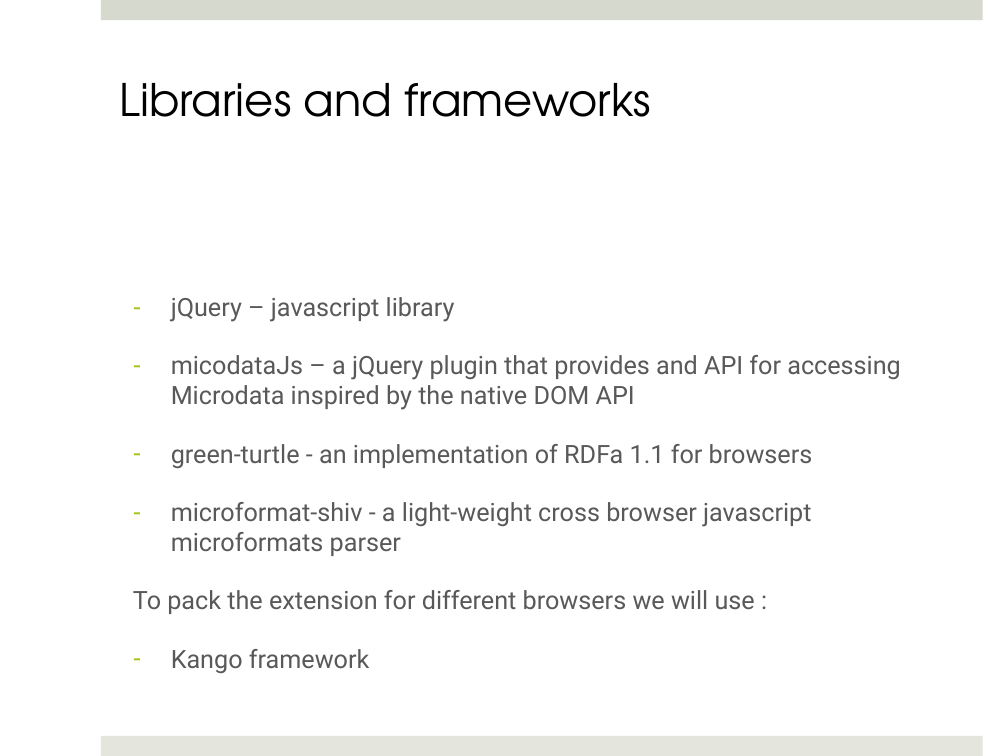
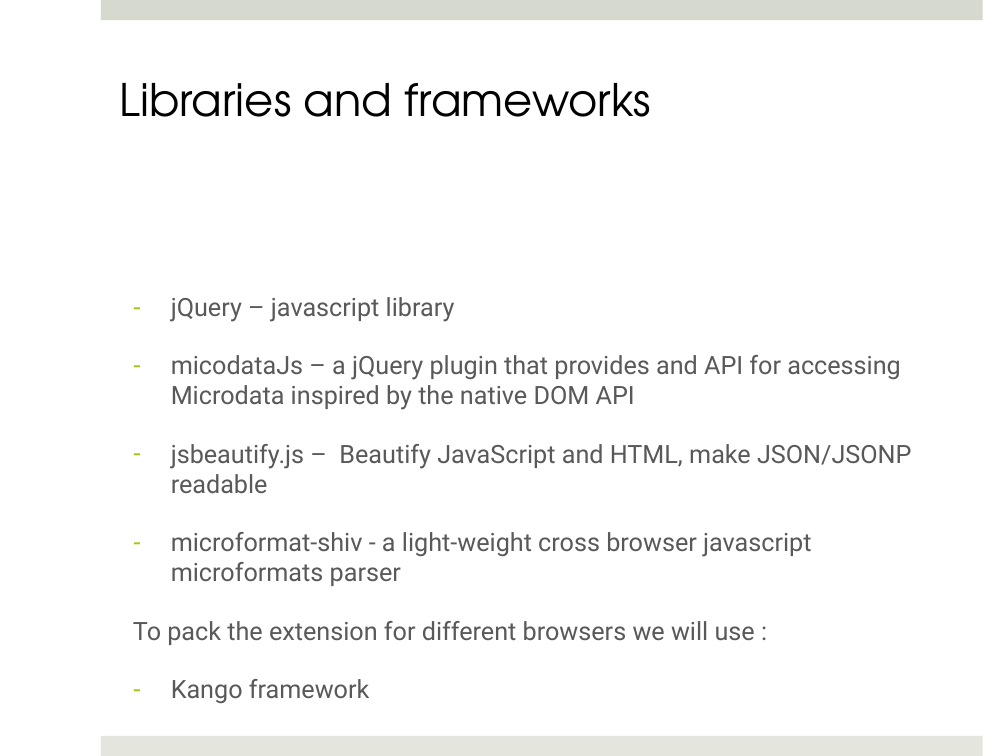
Before and after one commit to mdeaconu/wedi, a slide deck: slide 8 of presentation/wedi_wade.pptx. Drawn at 1008x756 pixels with LibreOffice and Linux fonts; fonts in the diff are those of the drawing. Boxes give left, top, right and bottom in pixels: in the first picture for what was removed or moved away, otherwise in the second. Text is boxed around its words. In the diff, an @@ line names an element or a change of style, - is before the commit and + after.

```diff
--- a/presentation/wedi_wade.pptx
+++ b/presentation/wedi_wade.pptx
@@ text at [171,444,912,493]: text changed @@
-– green-turtle - an implementation of RDFa 1.1 for browsers
+– jsbeautify.js – Beautify JavaScript and HTML, make JSON/JSONP readable
```
Also in this commit, not shown: 2 other slides changed, 5 slides added, 2 other files.
